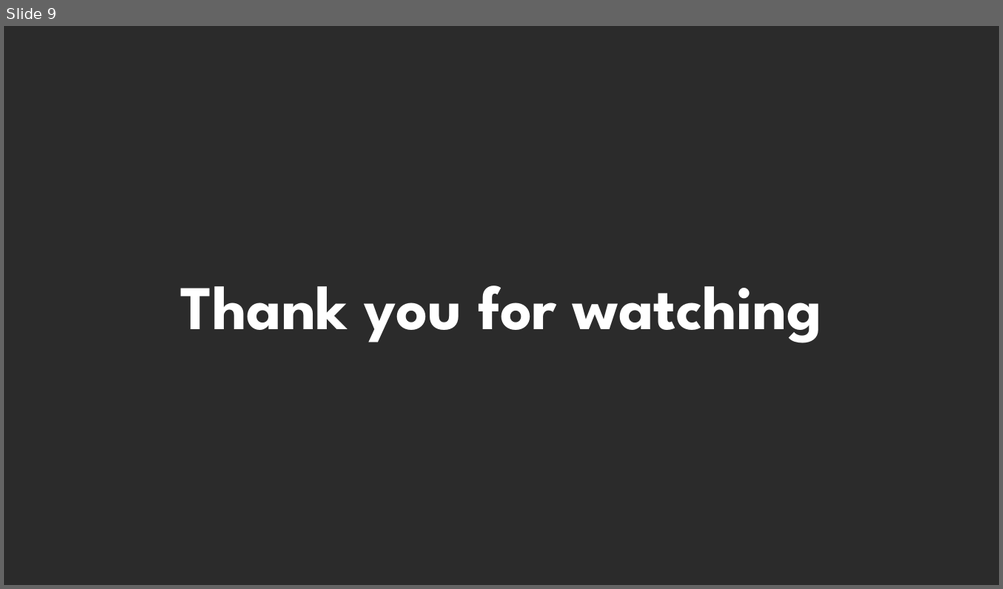
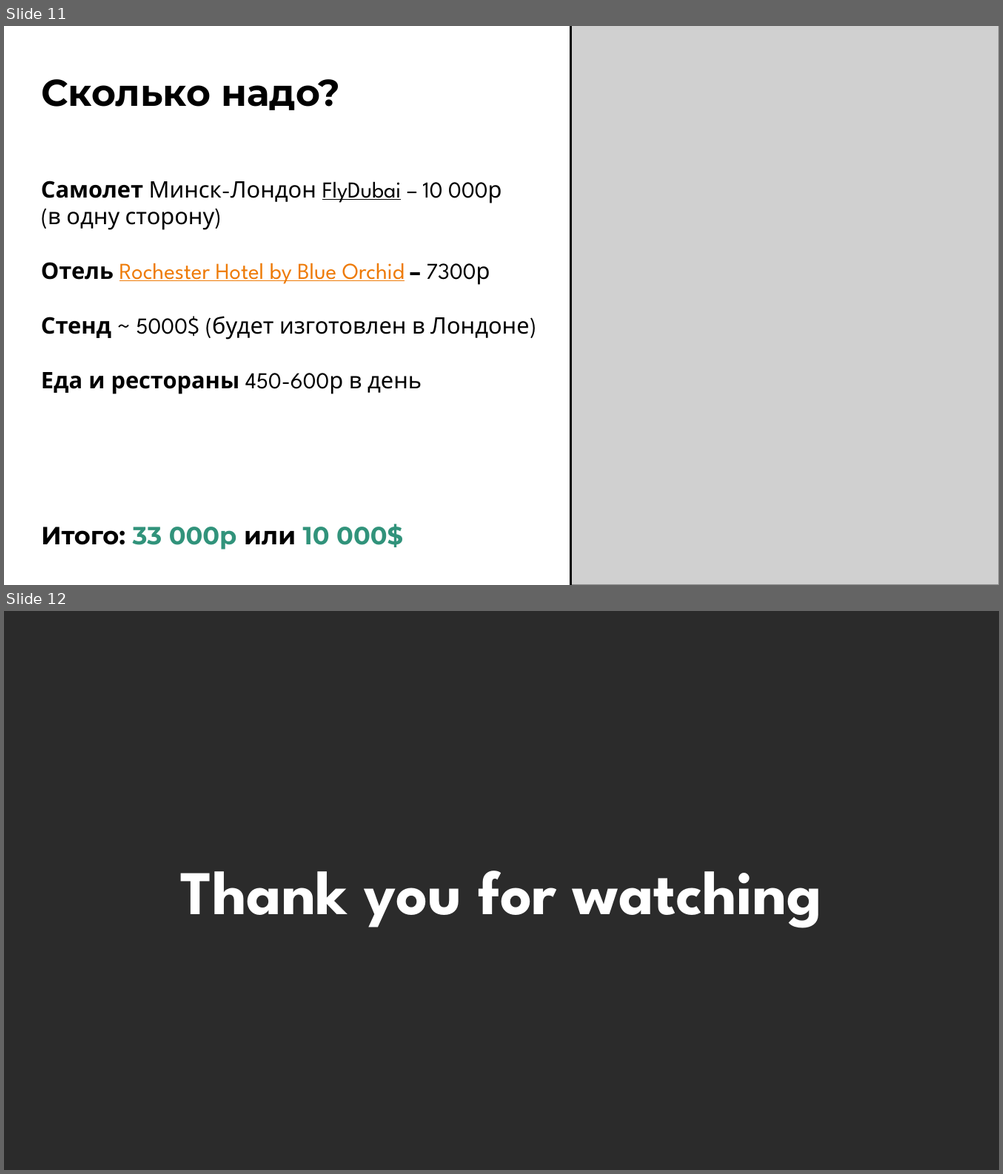
Before and after one commit to kharbacheuski/BSUIR_LABS, a slide deck: 5_term/МППиУ/SOFT_FX_PRES_6.pptx. Shown one above the other, each under a label of ours: slide 9 before the commit, slides 11 and 12 after it. The pictures are 1003x589 and 1003x1174 pixels, drawn with LibreOffice and Linux fonts; fonts in the diff are those of the drawing; grey boxes stand for pictures; background and template pictures are left out; a plain dark background stands for a picture behind light text. Boxes give left, top, right and bottom in pixels: in the first picture for what was removed or moved away, otherwise in the second. Text is boxed around its words. In the diff, an @@ line names an element or a change of style, - is before the commit and + after.

```diff
--- a/5_term/МППиУ/SOFT_FX_PRES_6.pptx
+++ b/5_term/МППиУ/SOFT_FX_PRES_6.pptx
@@ slide 11 added at [4,26,999,585], background #FFFFFF @@
@@ picture added at [570,26,999,585] @@
@@ line added from (570, 26) to (570, 585), #000000 2.25 pt @@
@@ text added at [41,79,341,110], 36 pt, text #000000, bold @@
+Сколько надо?
@@ text added at [41,181,536,395], 22 pt, text #000000 @@
+Самолет Минск-Лондон FlyDubai – 10 000р
+(в одну сторону)
+Отель Rochester Hotel by Blue Orchid – 7300р
+Стенд ~ 5000$ (будет изготовлен в Лондоне)
+Еда и рестораны 450-600р в день
@@ title added at [41,524,403,550], 24 pt, text #31937B, bold @@
+Итого: 33 000р или 10 000$
@@ what was slide 9 is now slide 12 @@
```
Also in this commit, not shown: 6 slides changed, 4 other slides added, 2 slides removed.
